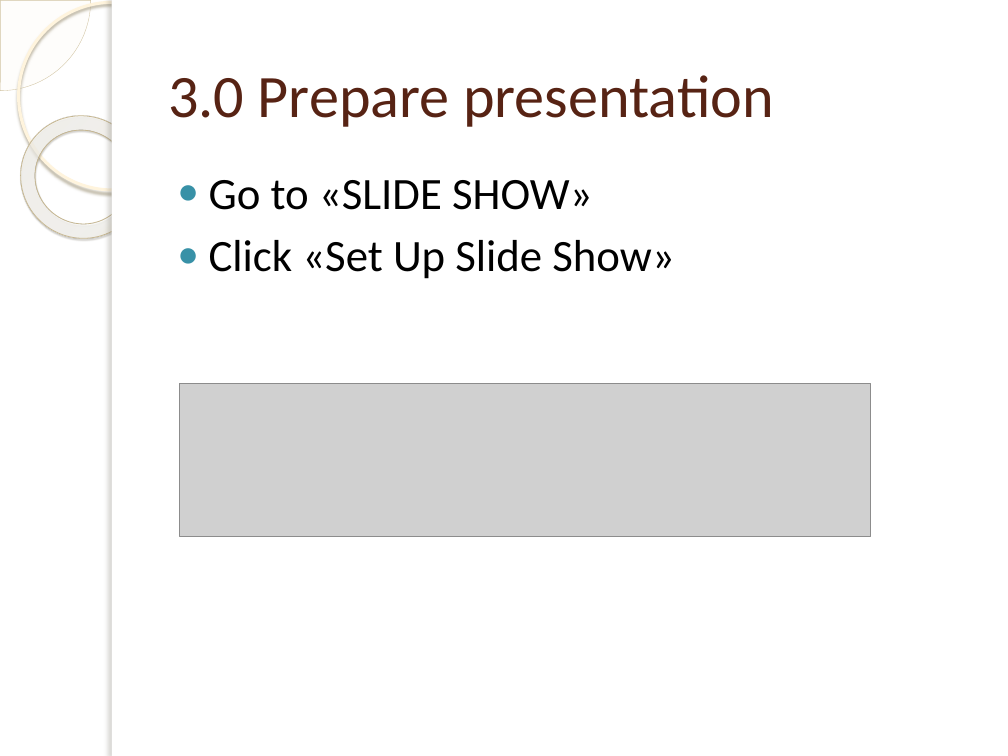
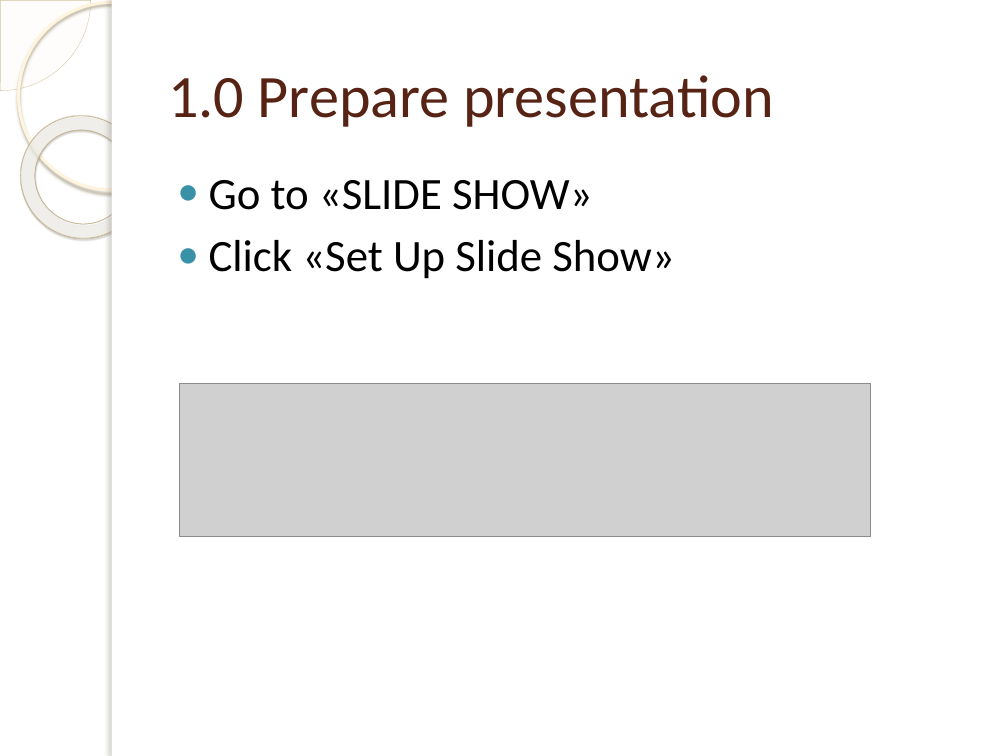
Before and after one commit to Nexolight/PPInfoScreen, a slide deck: slide 2 of files/templates/example.pptx (slide 10 before the commit). Drawn at 1008x756 pixels with LibreOffice and Linux fonts; fonts in the diff are those of the drawing; grey boxes stand for pictures; background and template pictures are left out. Boxes give left, top, right and bottom in pixels: in the first picture for what was removed or moved away, otherwise in the second. Text is boxed around its words. In the diff, an @@ line names an element or a change of style, - is before the commit and + after.

```diff
--- a/files/templates/example.pptx
+++ b/files/templates/example.pptx
@@ title at <box>168,75,774,127</box>: text changed @@
-3.0 Prepare presentation
+1.0 Prepare presentation
```
Also in this commit, not shown: 9 other slides changed, 7 other files.
